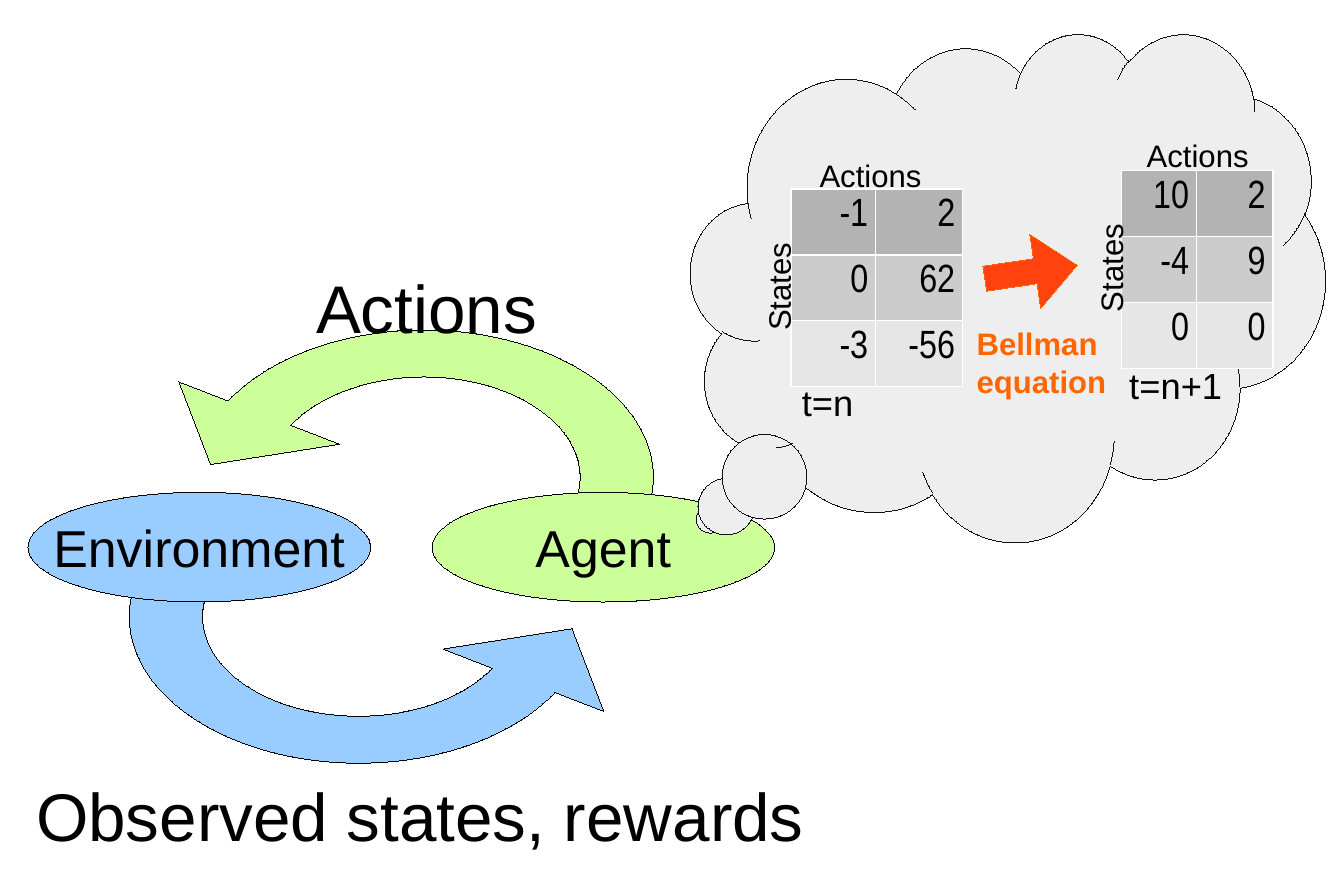
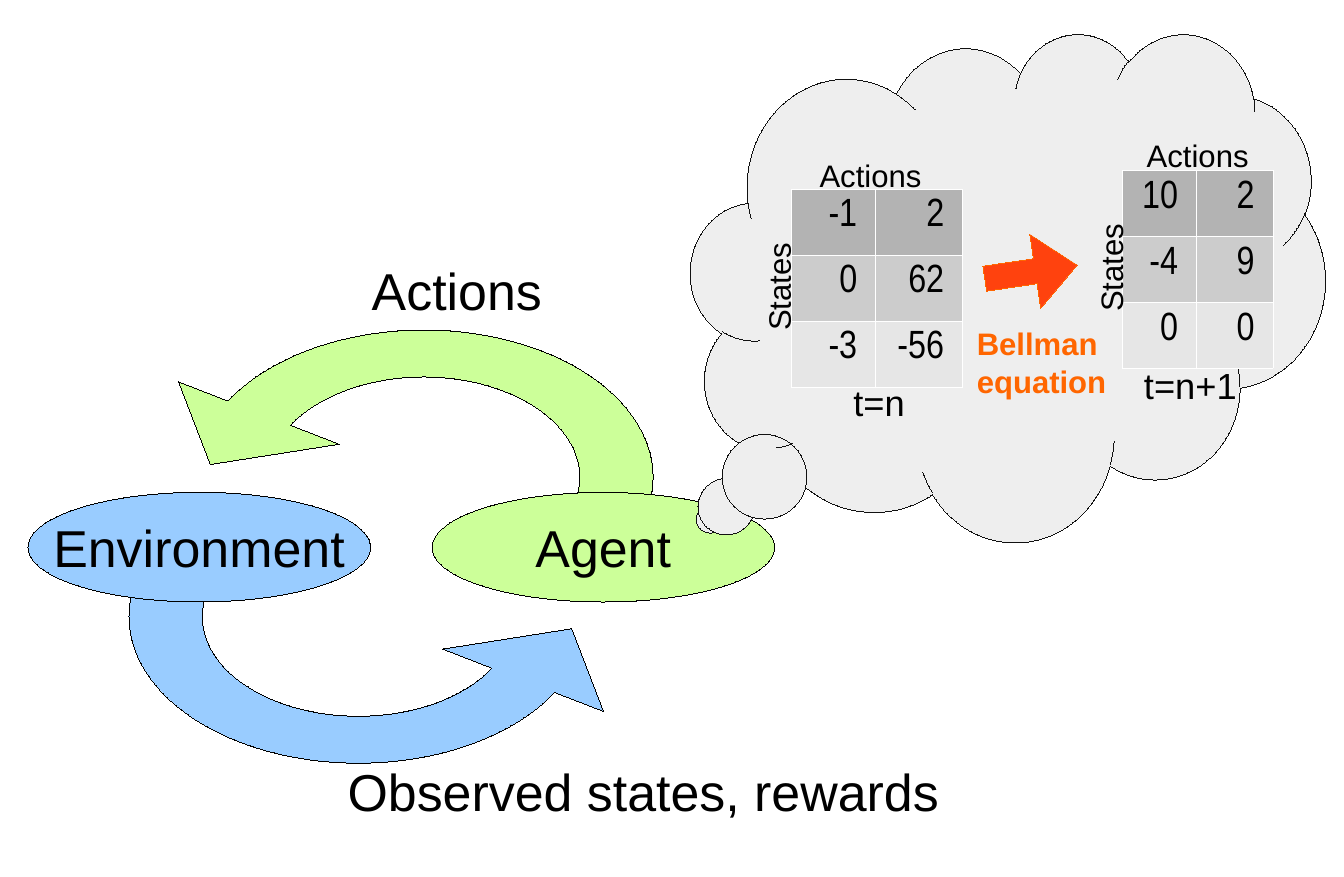
Before and after one commit to banilo/darkcontrol, a slide deck: slide 1 of paper/rl2.odp. Drawn at 1344x877 pixels with LibreOffice and Linux fonts; fonts in the diff are those of the drawing. Boxes give left, top, right and bottom in pixels: in the first picture for what was removed or moved away, otherwise in the second. Text is boxed around its words. In the diff, an @@ line names an element or a change of style, - is before the commit and + after.

Commit message:
some corrections on tex + improved rl2.odp figure

```diff
--- a/paper/rl2.odp
+++ b/paper/rl2.odp
@@ table at <box>1122,170,1273,366</box> @@
@@ borders changed @@
@@ table at <box>791,189,963,385</box> @@
@@ borders changed @@
@@ text "Actions": place and size @@
-text "Actions" at <box>316,284,537,345</box>
+text "Actions" at <box>372,272,542,311</box>
@@ text "Actions" at <box>372,272,542,311</box>: size 26 to 20 pt; alignment left to centre @@
@@ freeform shape at <box>194,330,653,623</box>: outline redrawn @@
@@ text "t=n+1": place and size @@
-text "t=n+1" at <box>1129,374,1222,400</box>
+text "t=n+1" at <box>1144,374,1237,400</box>
@@ text "t=n": place and size @@
-text "t=n" at <box>802,392,853,417</box>
+text "t=n" at <box>853,392,904,417</box>
@@ text "Observed states, rewards" at <box>348,773,939,818</box>: size 26 to 20 pt; alignment left to centre @@
@@ text "Observed states, rewards": place and size @@
-text "Observed states, rewards" at <box>36,792,804,850</box>
+text "Observed states, rewards" at <box>348,773,939,818</box>
```
Also in this commit, not shown: 7 other files.
